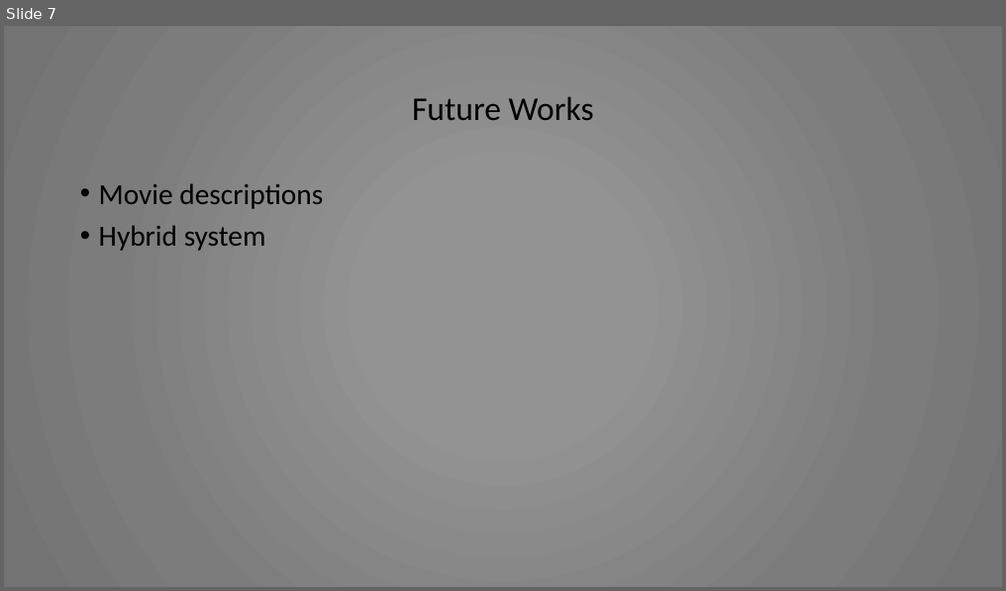
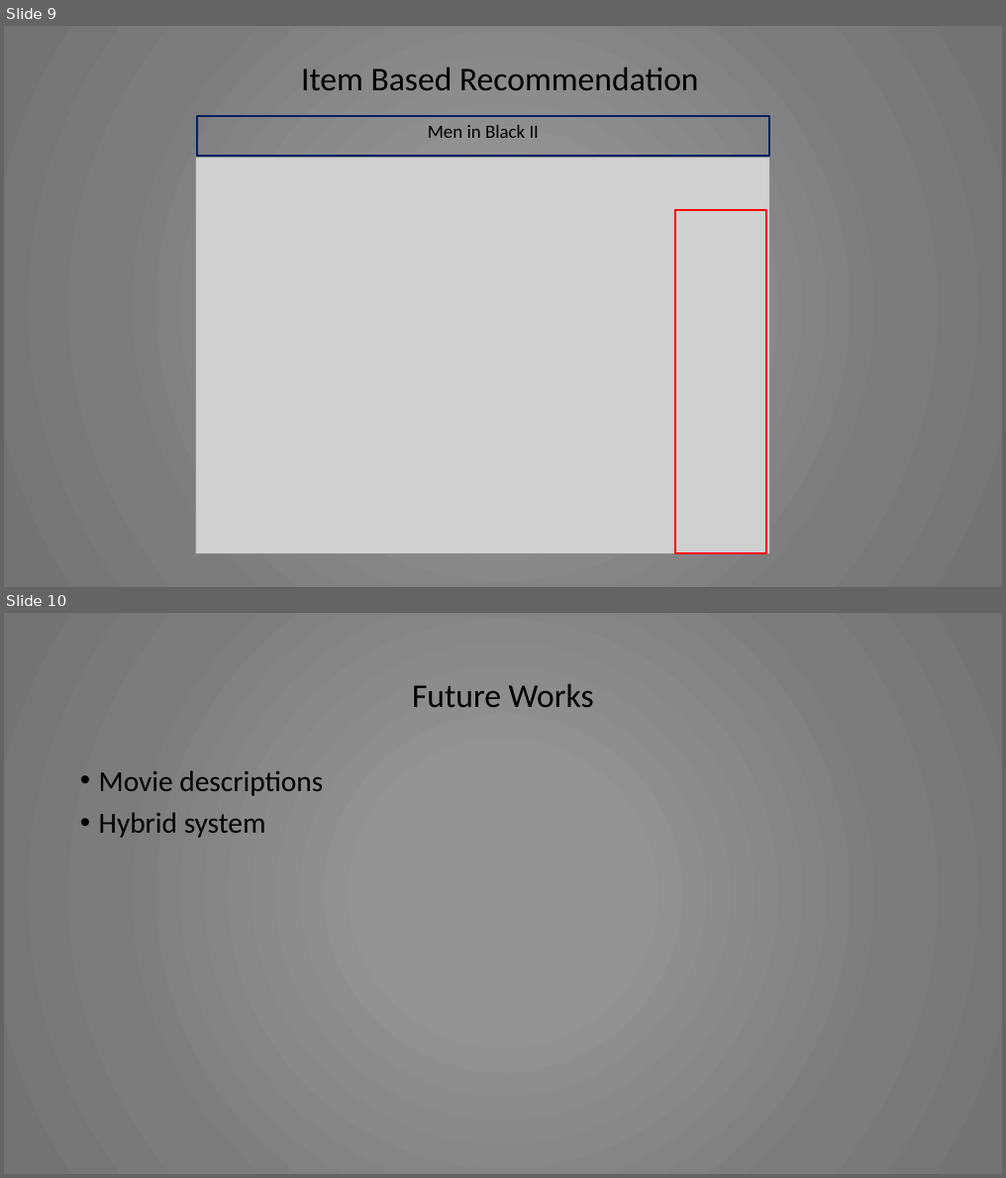
Before and after one commit to trauzi12/movie_recommendation_system, a slide deck: capstone_presentation.pptx. Shown one above the other, each under a label of ours: slide 7 before the commit, slides 9 and 10 after it. The pictures are 1006x591 and 1006x1178 pixels, drawn with LibreOffice and Linux fonts; fonts in the diff are those of the drawing; grey boxes stand for pictures. Boxes give left, top, right and bottom in pixels: in the first picture for what was removed or moved away, otherwise in the second. Text is boxed around its words. In the diff, an @@ line names an element or a change of style, - is before the commit and + after.

```diff
--- a/capstone_presentation.pptx
+++ b/capstone_presentation.pptx
@@ slide 9 added at (4,26,1002,587), background gradient #939393 to #7C7C7C to #747474 @@
@@ title added at (301,67,699,90), 32 pt, text #000000 @@
+Item Based Recommendation
@@ rectangle added at (197,116,770,155), outline #002060 2 pt, 18 pt, text #000000 @@
+Men in Black II
@@ picture added at (196,157,769,555) @@
@@ rectangle added at (675,210,766,554), outline #FF0000 2 pt @@
@@ what was slide 7 is now slide 10 @@
```
Also in this commit, not shown: 1 slide changed, 3 other slides added, 1 slide removed.
